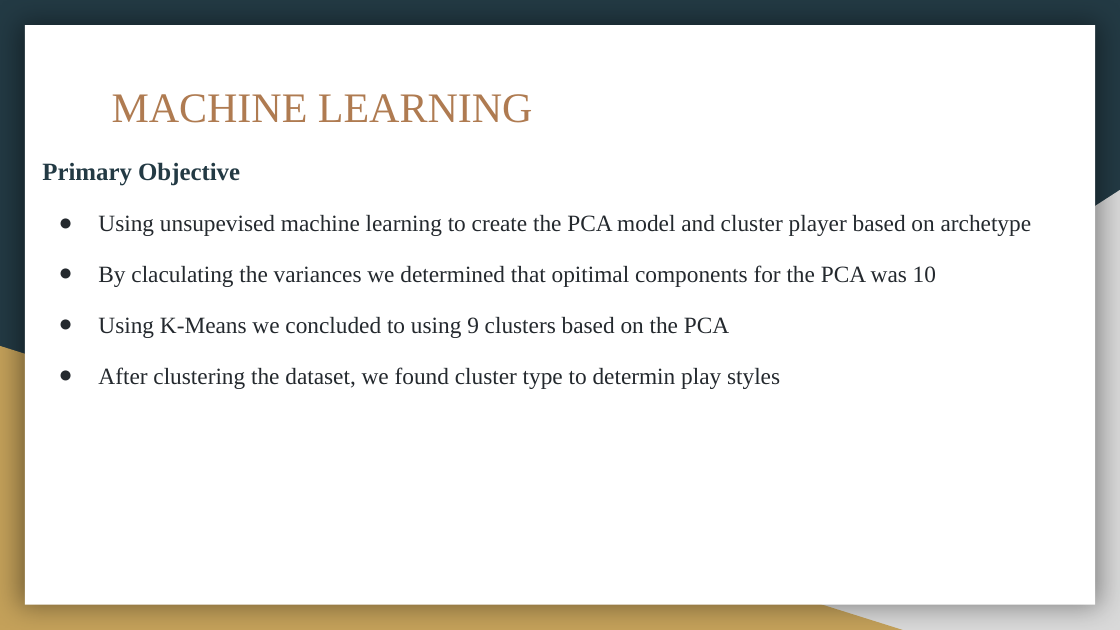
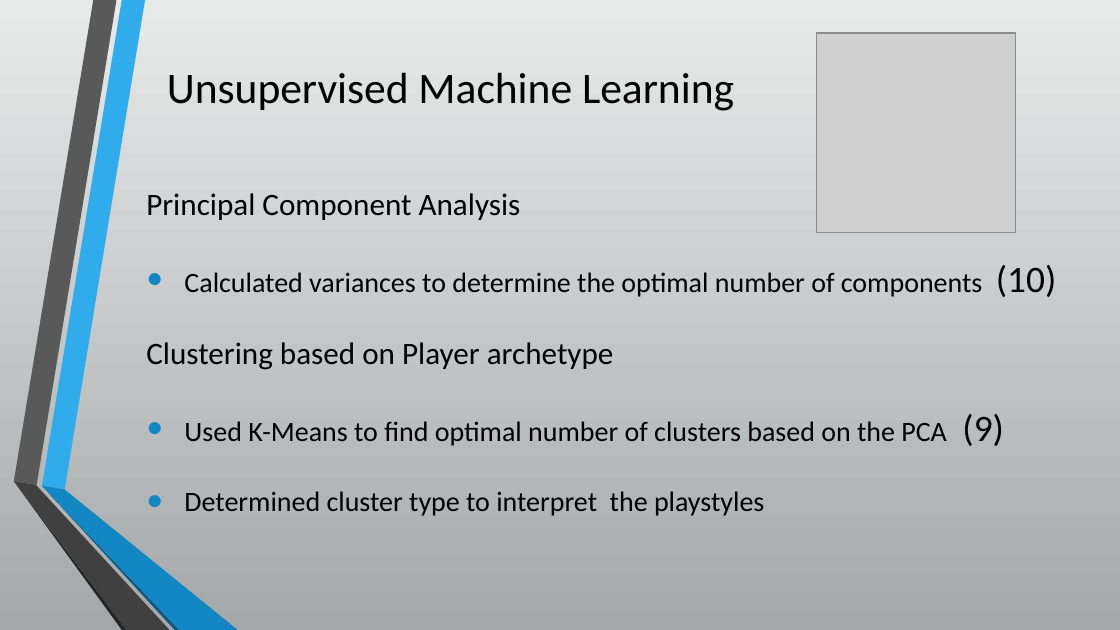
Before and after one commit to joshb738/NBA_Player_Analysis, a slide deck: slide 6 of Visualization/NBA_PLAYER_ANALYSIS.pptx. Drawn at 1120x630 pixels with LibreOffice and Linux fonts; fonts in the diff are those of the drawing; grey boxes stand for pictures. Boxes give left, top, right and bottom in pixels: in the first picture for what was removed or moved away, otherwise in the second. Text is boxed around its words. In the diff, an @@ line names an element or a change of style, - is before the commit and + after.

Commit message:
Updating presentation slides

```diff
--- a/Visualization/NBA_PLAYER_ANALYSIS.pptx
+++ b/Visualization/NBA_PLAYER_ANALYSIS.pptx
@@ background #233A44 to gradient #E9EAEB to #A5A8A9 @@
@@ rectangle removed at [25,26,1095,605] @@
@@ text "Unsupervised Machine Learning" at [167,72,734,111]: vertical alignment top to middle @@
@@ picture added at [816,34,1016,233] @@
@@ text at [167,72,734,111]: text changed; size 27 to 28 pt; font Times New Roman to Calibri; text colour #AF7B51 to #000000 @@
-MACHINE LEARNING
+Unsupervised Machine Learning
@@ text at [146,193,1056,516]: text changed; size 15 to 18 pt; font Times New Roman to Calibri; text colour #24292E to #000000 @@
-Primary Objective
-● Using unsupevised machine learning to create the PCA model and cluster player based on archetype
-● By claculating the variances we determined that opitimal components for the PCA was 10
-● Using K-Means we concluded to using 9 clusters based on the PCA
-● After clustering the dataset, we found cluster type to determin play styles
+Principal Component Analysis
+● Calculated variances to determine the optimal number of components (10)
+Clustering based on Player archetype
+● Used K-Means to find optimal number of clusters based on the PCA (9)
+● Determined cluster type to interpret the playstyles
@@ right triangle removed at [439,190,1120,630] @@
@@ right triangle removed at [0,346,903,630] @@
@@ group added at [13,0,239,630]: 6 freeform shapes @@
```
Also in this commit, not shown: 10 other slides changed, 1 slide added, 1 slide removed, 1 other file.
